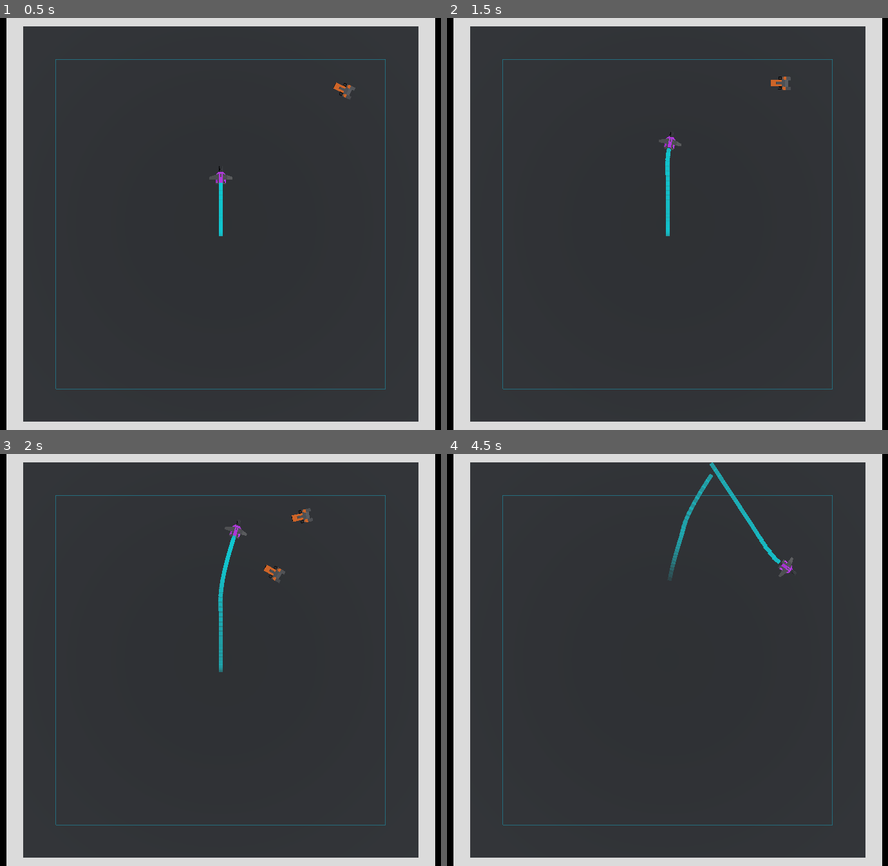
Above: before the commit, frames 1-4 (two rows, left to right).
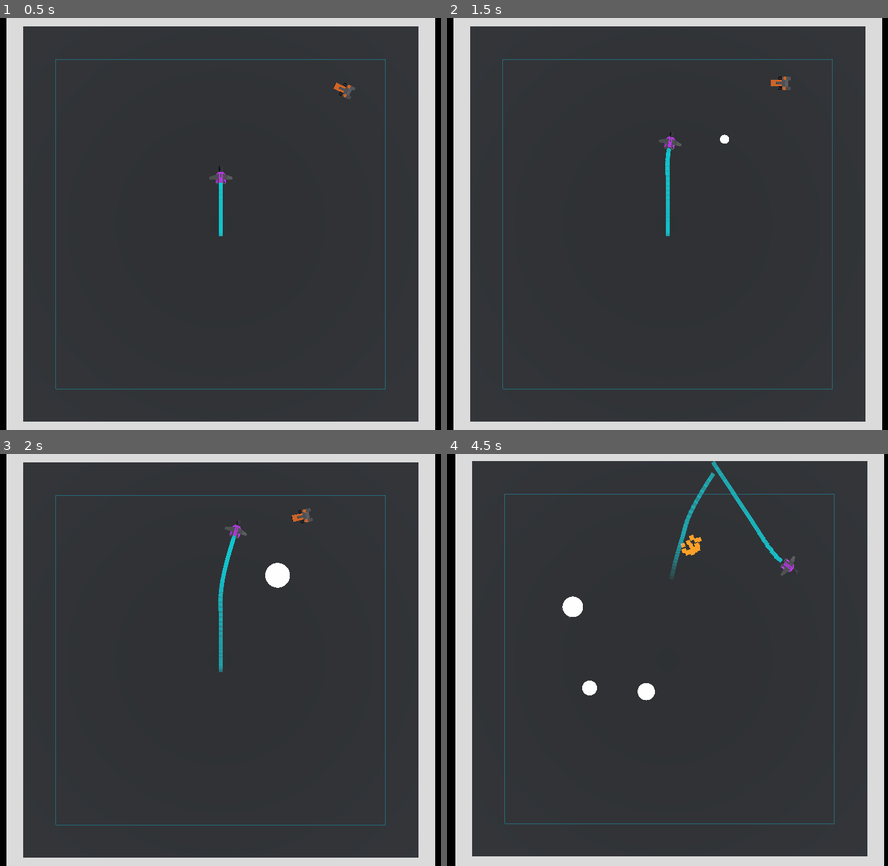
Above: after the commit, the same moments.

Repository: voithos/neoncycles
Game: Godot game, scene res://scenes/Arena.tscn
The game is run twice, just before and just after one commit, with the same random seed, the same clock (stepped at 60 frames per second) and the same inputs. Sound files missing from this copy of the repository are replaced by a short silence.
Inputs:
- Up to frame 1 (0.5 s): no input
- Up to frame 2 (1.5 s): tap Enter at 0.5 s; hold Right (turn_right) 0.53-1.28 s; tap P at 0.6, 1.35 s; tap Space at 1.25 s; hold Down (slow_down) from 1.28 s (still down)
- Up to frame 3 (2 s): keep holding Down (slow_down)
- Up to frame 4 (4.5 s): release Down (slow_down) at 2.03 s; hold Right (turn_right) 2.03-2.78 s; tap P every 0.75 s from 2.1 to 4.35 s; tap Enter at 2.75 s; hold Up (speed_up) 2.78-3.53 s; hold Left (turn_left) from 3.53 s (still down); tap Space at 4.25 s

Frame 1 is identical in both runs. In frame 2, less than 0.1% of the frame differs, in the area x 61-64%, y 28-31%; in frame 3, 0.3%; in frame 4, 4.3%, in the area x 1-100%, y 0-100%.

Commit message:
Add explosions and spawn animation.

Diff:
--- a/project.godot
+++ b/project.godot
@@ -19,6 +19,8 @@
 Screen="*res://scripts/Screen.gd"
 MaterialStore="*res://scripts/MaterialStore.gd"
 Music="*res://scripts/Music.gd"
+Sfx="*res://scripts/Sfx.gd"
+GlobalCamera="*res://scripts/GlobalCamera.gd"
 
 [display]
 
--- a/scenes/Arena.tscn
+++ b/scenes/Arena.tscn
@@ -1,10 +1,11 @@
-[gd_scene load_steps=12 format=2]
+[gd_scene load_steps=13 format=2]
 
 [ext_resource path="res://scenes/Player.tscn" type="PackedScene" id=1]
 [ext_resource path="res://assets/dark.material" type="Material" id=2]
 [ext_resource path="res://scenes/Drone.tscn" type="PackedScene" id=3]
 [ext_resource path="res://scenes/EnemySpawn.tscn" type="PackedScene" id=4]
 [ext_resource path="res://scenes/Arena.gd" type="Script" id=5]
+[ext_resource path="res://scenes/Camera.tscn" type="PackedScene" id=6]
 
 [sub_resource type="BoxShape" id=1]
 extents = Vector3( 25, 1, 25 )
@@ -46,13 +47,10 @@
 
 [node name="EnemySpawn" parent="." instance=ExtResource( 4 )]
 spawn_shape = SubResource( 6 )
+spawn_rate = 0.5
 debug = true
 
-[node name="Camera" type="Camera" parent="."]
-transform = Transform( 1, 0, 0, 0, -4.37114e-08, 1, 0, -1, -4.37114e-08, 0, 30, 0 )
-projection = 1
-current = true
-size = 50.0
+[node name="Camera" parent="." instance=ExtResource( 6 )]
 
 [node name="DirectionalLight" type="DirectionalLight" parent="."]
 transform = Transform( 0.150881, -0.699012, 0.699012, 0, 0.707107, 0.707107, -0.988552, -0.106689, 0.106689, -0.0109634, 13, 0.0280476 )
--- /dev/null
+++ b/scenes/Camera.gd
@@ -0,0 +1,67 @@
+extends Camera
+
+# An extended camera that supports shaking.
+# Taken and modified from https://godotengine.org/qa/438/camera2d-screen-shake-extension?show=438#q438
+
+var _shaking = false
+var _duration = 0.0
+var _stopwatch = 0.0
+var _period = 0.0
+var _amplitude = 0.0
+var _shake_trigger_accumulator = 0
+var _previous_x = 0.0
+var _previous_y = 0.0
+var _previous_offset = Vector3(0, 0, 0)
+
+func _ready():
+    add_to_group("camera")
+
+func _process(delta):
+    if not _shaking:
+        return
+
+    _shake_trigger_accumulator += delta
+    # Only shake once per period.
+    # This loop usually only runs once on any given frame, but
+    # in case there's lag, the calculation will run multiple times and stabilize.
+    while _shake_trigger_accumulator >= _period:
+        _shake_trigger_accumulator -= _period
+
+        # Intensity starts at full amplitude and decreases linearly.
+        var intensity = lerp(_amplitude, 0, _stopwatch / _duration)
+
+        # Noise calculation logic from http://jonny.morrill.me/blog/view/14
+        var new_x = rand_range(-1.0, 1.0)
+        var x_component = intensity * (_previous_x + delta * (new_x - _previous_x))
+        var new_y = rand_range(-1.0, 1.0)
+        var y_component = intensity * (_previous_y + delta * (new_y - _previous_y))
+        _previous_x = new_x
+        _previous_y = new_y
+
+        # Track how much we've moved the offset, so that we don't interfere with
+        # other offset effects. We don't shake the Z axis.
+        var new_offset = Vector3(x_component, y_component, 0)
+        h_offset = x_component
+        v_offset = y_component
+        _previous_offset = new_offset
+
+    _stopwatch += delta
+    if _stopwatch > _duration:
+        # Clear our offset once shaking is done.
+        h_offset -= _previous_offset.x
+        v_offset -= _previous_offset.y
+        _shaking = false
+        _previous_offset = Vector2.ZERO
+
+# Begin the screenshake effect.
+#   duration: The amount of time to shake for, in seconds.
+#   frequency: The shake frequency (per second).
+#   amplitude: How heavily to shake.
+func shake(duration, frequency, amplitude):
+    _shaking = true
+    _duration = duration
+    _stopwatch = 0.0
+    _period = 1.0 / frequency
+    _amplitude = amplitude
+    _previous_x = rand_range(-1.0, 1.0)
+    _previous_y = rand_range(-1.0, 1.0)
--- /dev/null
+++ b/scenes/Camera.tscn
@@ -0,0 +1,10 @@
+[gd_scene load_steps=2 format=2]
+
+[ext_resource path="res://scenes/Camera.gd" type="Script" id=1]
+
+[node name="Camera" type="Camera"]
+transform = Transform( 1, 0, 0, 0, -4.37114e-08, 1, 0, -1, -4.37114e-08, 0, 30, 0 )
+projection = 1
+current = true
+size = 50.0
+script = ExtResource( 1 )
--- a/scenes/Craft.gd
+++ b/scenes/Craft.gd
@@ -1,6 +1,8 @@
 extends KinematicBody
 
 var velocity = Vector3.ZERO
+
+var is_enemy = true
 
 var current_speed = 0.0
 var target_speed = 0.0
@@ -10,14 +12,25 @@
 var direction = Vector3.FORWARD
 
 var last_trail = 0.0
+var is_ready = true
 var is_dying = false
+
+var gotcalled = false
 
 func _ready():
     if has_node("Explosion"):
         $Explosion.emitting = false
 
+func _spawn_enemy():
+    assert(!gotcalled)
+    gotcalled = true
+    is_ready = false
+    $AnimationPlayer.play("spawn")
+    yield($AnimationPlayer, "animation_finished")
+    is_ready = true
+
 func _move_and_bounce():
-    if is_dying:
+    if is_dying or !is_ready:
         return
     look_at(translation + 100*direction, Vector3.UP)
 
@@ -70,5 +83,11 @@
         $Explosion.one_shot = true
         $Explosion.emitting = true
         $Mesh.hide()
+        if is_enemy:
+            Sfx.play(Sfx.ENEMY_EXPLOSION, Sfx.SFX_DB)
+            GlobalCamera.shake(0.25, 30, 0.5)
+        else:
+            Sfx.play(Sfx.PLAYER_EXPLOSION, Sfx.SFX_DB)
+            GlobalCamera.shake(0.5, 30, 3)
         yield(get_tree().create_timer(0.5), "timeout")
     queue_free()
--- a/scenes/Drone.gd
+++ b/scenes/Drone.gd
@@ -34,6 +34,7 @@
         player_dir = (player.global_transform.origin - global_transform.origin).normalized()
         direction.x = player_dir.x
         direction.z = player_dir.z
+        look_at(translation + 100*direction, Vector3.UP)
 
 func _on_Hitbox_body_entered(body):
     _die()
--- a/scenes/Drone.tscn
+++ b/scenes/Drone.tscn
@@ -24,6 +24,106 @@
 material = SubResource( 3 )
 size = Vector3( 0.5, 0.5, 0.5 )
 
+[sub_resource type="CylinderMesh" id=8]
+resource_local_to_scene = true
+top_radius = 0.001
+bottom_radius = 0.001
+height = 1.0
+
+[sub_resource type="SpatialMaterial" id=6]
+emission_enabled = true
+emission = Color( 1, 1, 3, 1 )
+emission_energy = 1.0
+emission_operator = 0
+emission_on_uv2 = false
+
+[sub_resource type="Animation" id=7]
+resource_name = "spawn"
+tracks/0/type = "value"
+tracks/0/path = NodePath("SpawnGlow:mesh:top_radius")
+tracks/0/interp = 1
+tracks/0/loop_wrap = true
+tracks/0/imported = false
+tracks/0/enabled = true
+tracks/0/keys = {
+"times": PoolRealArray( 0, 0.5, 0.7, 1 ),
+"transitions": PoolRealArray( 1, 1, 1, 1 ),
+"update": 0,
+"values": [ 0.001, 1.5, 1.5, 0.001 ]
+}
+tracks/1/type = "value"
+tracks/1/path = NodePath("SpawnGlow:mesh:bottom_radius")
+tracks/1/interp = 1
+tracks/1/loop_wrap = true
+tracks/1/imported = false
+tracks/1/enabled = true
+tracks/1/keys = {
+"times": PoolRealArray( 0, 0.5, 0.7, 1 ),
+"transitions": PoolRealArray( 1, 1, 1, 1 ),
+"update": 0,
+"values": [ 0.001, 1.5, 1.5, 0.001 ]
+}
+tracks/2/type = "value"
+tracks/2/path = NodePath("Mesh:visible")
+tracks/2/interp = 1
+tracks/2/loop_wrap = true
+tracks/2/imported = false
+tracks/2/enabled = true
+tracks/2/keys = {
+"times": PoolRealArray( 0, 0.7 ),
+"transitions": PoolRealArray( 1, 1 ),
+"update": 1,
+"values": [ false, true ]
+}
+tracks/3/type = "value"
+tracks/3/path = NodePath("CollisionShape:disabled")
+tracks/3/interp = 1
+tracks/3/loop_wrap = true
+tracks/3/imported = false
+tracks/3/enabled = true
+tracks/3/keys = {
+"times": PoolRealArray( 0, 0.7 ),
+"transitions": PoolRealArray( 1, 1 ),
+"update": 1,
+"values": [ true, false ]
+}
+tracks/4/type = "value"
+tracks/4/path = NodePath("Hitbox:monitoring")
+tracks/4/interp = 1
+tracks/4/loop_wrap = true
+tracks/4/imported = false
+tracks/4/enabled = true
+tracks/4/keys = {
+"times": PoolRealArray( 0, 0.7 ),
+"transitions": PoolRealArray( 1, 1 ),
+"update": 1,
+"values": [ false, true ]
+}
+tracks/5/type = "value"
+tracks/5/path = NodePath("Hitbox:monitorable")
+tracks/5/interp = 1
+tracks/5/loop_wrap = true
+tracks/5/imported = false
+tracks/5/enabled = true
+tracks/5/keys = {
+"times": PoolRealArray( 0, 0.7 ),
+"transitions": PoolRealArray( 1, 1 ),
+"update": 1,
+"values": [ false, true ]
+}
+tracks/6/type = "value"
+tracks/6/path = NodePath("SpawnGlow:visible")
+tracks/6/interp = 1
+tracks/6/loop_wrap = true
+tracks/6/imported = false
+tracks/6/enabled = true
+tracks/6/keys = {
+"times": PoolRealArray( 0, 1 ),
+"transitions": PoolRealArray( 1, 1 ),
+"update": 1,
+"values": [ true, false ]
+}
+
 [node name="Drone" type="Spatial"]
 
 [node name="Body" type="KinematicBody" parent="."]
@@ -48,5 +148,13 @@
 [node name="Explosion" parent="Body" instance=ExtResource( 3 )]
 draw_pass_1 = SubResource( 4 )
 
+[node name="SpawnGlow" type="MeshInstance" parent="Body"]
+transform = Transform( 1, 0, 0, 0, 1, 0, 0, 0, 1, 0, 0.5, 0 )
+mesh = SubResource( 8 )
+material/0 = SubResource( 6 )
+
+[node name="AnimationPlayer" type="AnimationPlayer" parent="Body"]
+anims/spawn = SubResource( 7 )
+
 [connection signal="area_entered" from="Body/Hitbox" to="Body" method="_on_Hitbox_area_entered"]
 [connection signal="body_entered" from="Body/Hitbox" to="Body" method="_on_Hitbox_body_entered"]
--- a/scenes/EnemySpawn.gd
+++ b/scenes/EnemySpawn.gd
@@ -26,10 +26,12 @@
 
     timer += delta
     if timer > next_tick:
-        var e = enemy.instance()
-        add_child(e)
+        var en = enemy.instance()
+        add_child(en)
+        var e = en.get_node("Body")
         e.translation = Vector3(spawn_shape.extents.x * rand_range(-1, 1), 0, spawn_shape.extents.z * rand_range(-1, 1))
-        e.get_node("Body").set_dir_towards_player()
+        e.set_dir_towards_player()
+        e._spawn_enemy()
 
         timer = 0
         _set_next_tick()
--- a/scenes/Player.gd
+++ b/scenes/Player.gd
@@ -13,6 +13,7 @@
 
 func _ready():
     add_to_group("Player")
+    is_enemy = false
 
 func _physics_process(delta):
     if Input.is_action_pressed("turn_left"):
--- a/scenes/Trail.gd
+++ b/scenes/Trail.gd
@@ -1,7 +1,7 @@
 extends Area
 
 const MAX_ALPHA = 0.9
-const MIN_COLLISION_ALPHA = 0.2
+const MIN_COLLISION_ALPHA = 0.1
 var timer = 0
 var timeout = 3.0
 var self_deadly_timeout = 0.5
--- /dev/null
+++ b/scripts/GlobalCamera.gd
@@ -0,0 +1,8 @@
+extends Node
+
+func _ready():
+    pass
+
+func shake(duration, frequency, amplitude):
+    var camera = get_tree().get_nodes_in_group("camera")[0]
+    camera.shake(duration, frequency, amplitude)
--- /dev/null
+++ b/scripts/Sfx.gd
@@ -0,0 +1,51 @@
+extends Node
+
+# Centralized SFX management.
+
+const SFX_DB = -8.0
+const QUIET_DB = -12.0
+const EXTRA_QUIET_DB = -20.0
+const EVEN_QUIETER_DB = -25.0
+const BACKGROUND_QUIET_DB = -40.0
+
+enum {
+    ENEMY_EXPLOSION,
+    PLAYER_EXPLOSION,
+}
+
+const SAMPLES = {
+    ENEMY_EXPLOSION: preload("res://assets/enemy_explosion.wav"),
+    PLAYER_EXPLOSION: preload("res://assets/player_explosion.wav"),
+}
+
+const POOL_SIZE = 8
+var pool = []
+# Index of the current audio player in the pool.
+var next_player = 0
+
+func _ready():
+    _init_stream_players()
+
+func _init_stream_players():
+    # warning-ignore:unused_variable
+    for i in range(POOL_SIZE):
+        var player = AudioStreamPlayer.new()
+        add_child(player)
+        pool.append(player)
+
+func _get_next_player_idx():
+    var next = next_player
+    next_player = (next_player + 1) % POOL_SIZE
+    return next
+
+func play(sample, db=SFX_DB):
+    var idx = _get_next_player_idx()
+    var player = pool[idx]
+    play_with_player(player, sample, db)
+
+func play_with_player(player, sample, db=SFX_DB):
+    assert(sample in SAMPLES)
+    var stream = SAMPLES[sample]
+    player.stream = stream
+    player.volume_db = db
+    player.play()
Not shown, added: assets/enemy_explosion.wav.import
Not shown, added: assets/player_explosion.wav.import
Not shown: 1 places in scenes/Drone.tscn that only renumber resources
Not shown, changed: ATTRIBUTION.md
Not shown, changed: TODO.md
Not shown, added: assets/enemy_explosion.wav
Not shown, added: assets/player_explosion.wav
